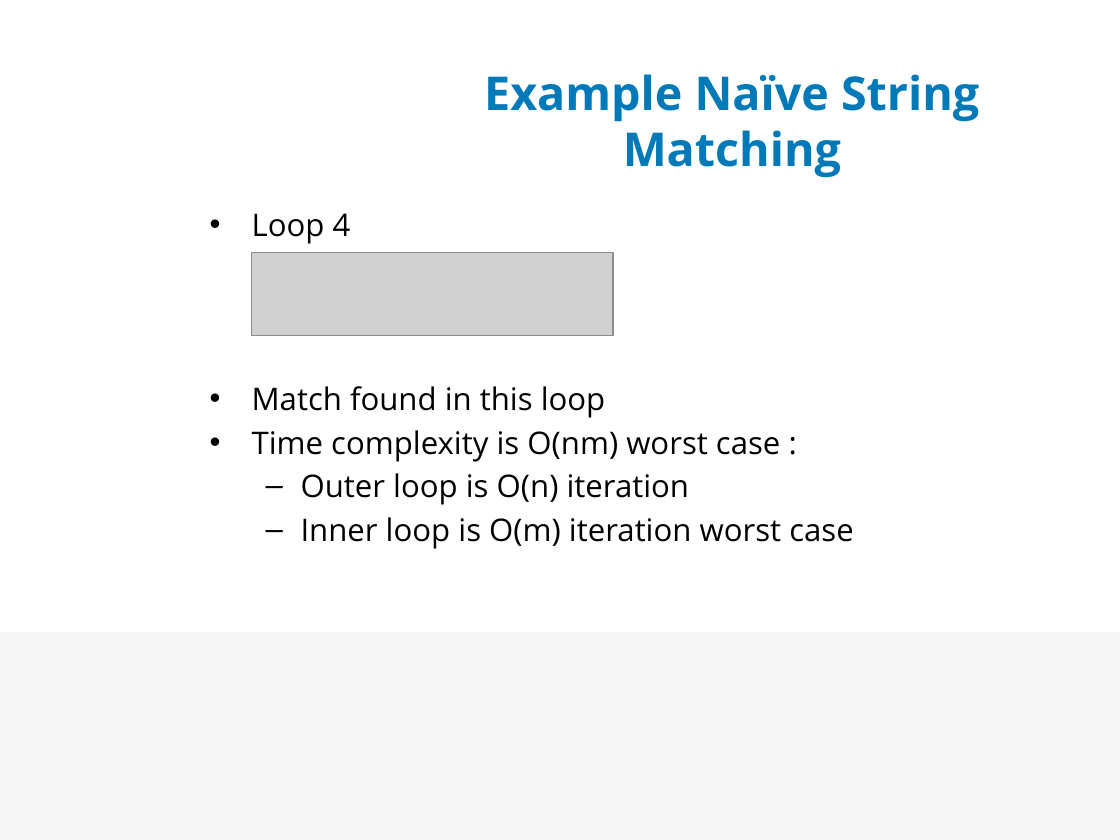
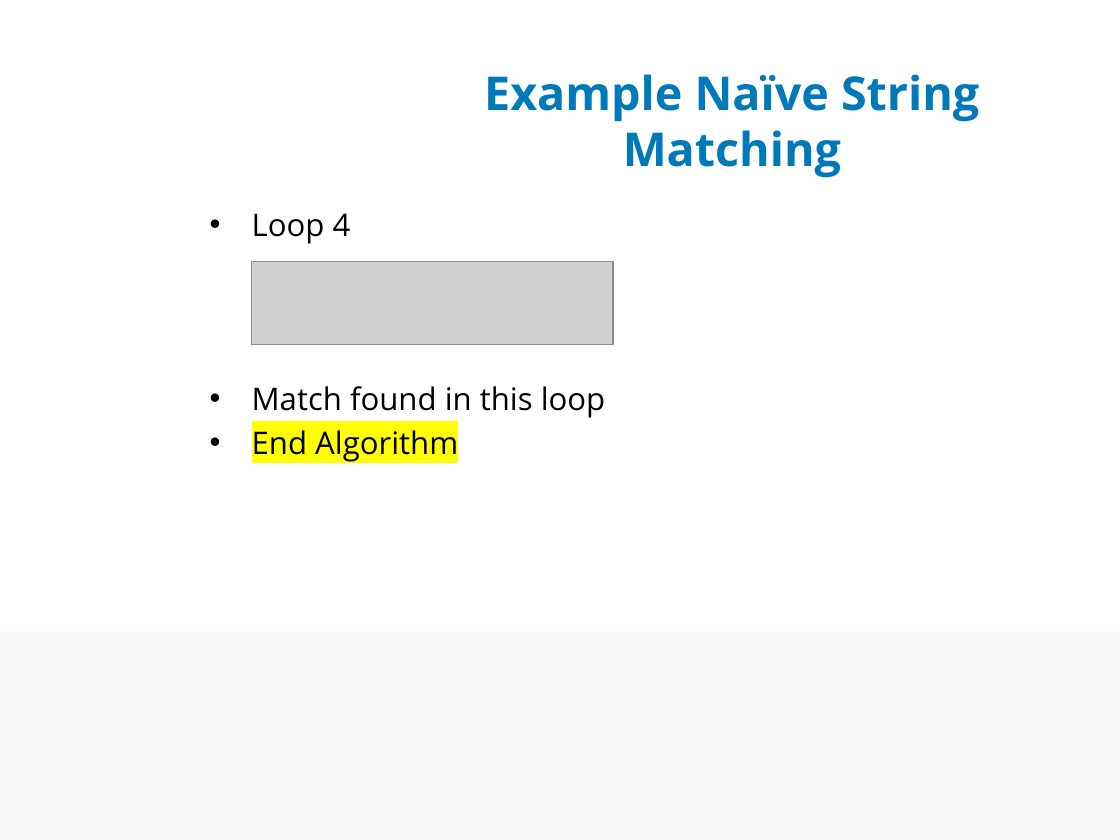
Before and after one commit to rhiosutoyo/Teaching-Algorithm-Design-and-Analysis, a slide deck: slide 12 of String Matching - The Knuth-Morris-Pratt Algorithm/COMP6049 Pert 19-20 rhio-edit.pptx (slide 7 before the commit). Drawn at 1120x840 pixels with LibreOffice and Linux fonts; fonts in the diff are those of the drawing; grey boxes stand for pictures; background and template pictures are left out. Boxes give left, top, right and bottom in pixels: in the first picture for what was removed or moved away, otherwise in the second. Text is boxed around its words. In the diff, an @@ line names an element or a change of style, - is before the commit and + after.

```diff
--- a/String Matching - The Knuth-Morris-Pratt Algorithm/COMP6049 Pert 19-20 rhio-edit.pptx
+++ b/String Matching - The Knuth-Morris-Pratt Algorithm/COMP6049 Pert 19-20 rhio-edit.pptx
@@ picture moved from (x1=251, y1=252, x2=613, y2=335) to (x1=251, y1=261, x2=613, y2=344) @@
@@ text at (x1=252, y1=430, x2=458, y2=462): text changed @@
-• Time complexity is O(nm) worst case :
-  – Outer loop is O(n) iteration
-  – Inner loop is O(m) iteration worst case
+• End Algorithm
```
Also in this commit, not shown: 10 other slides changed, 7 slides added, 1 other file.
